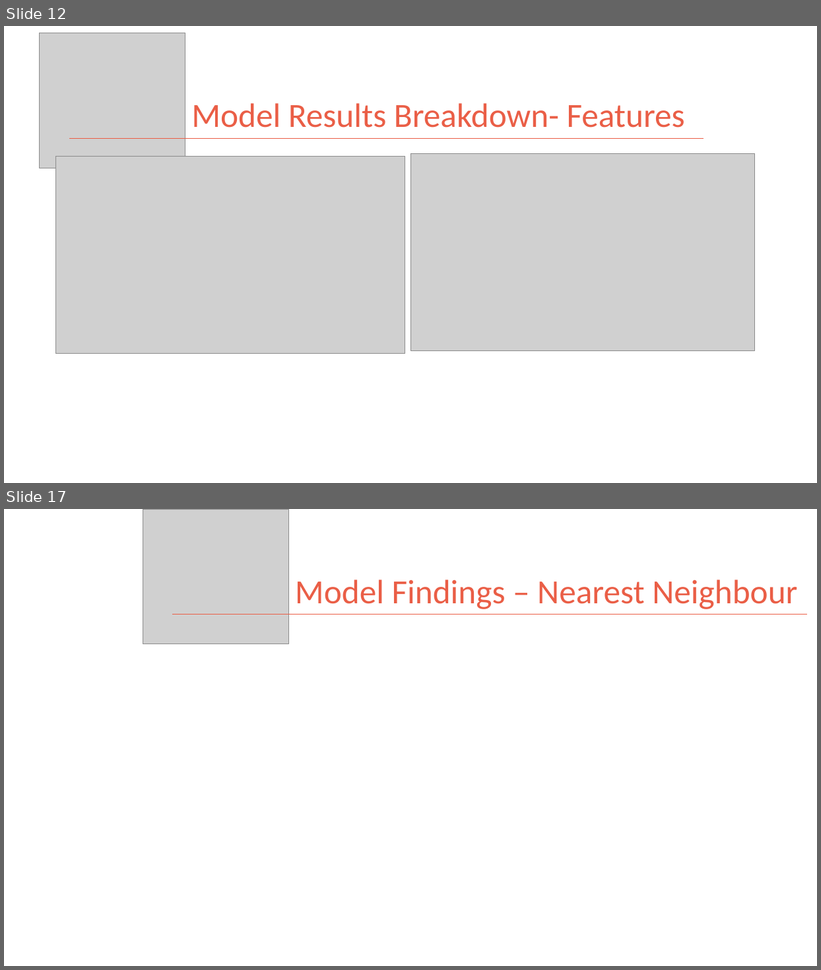
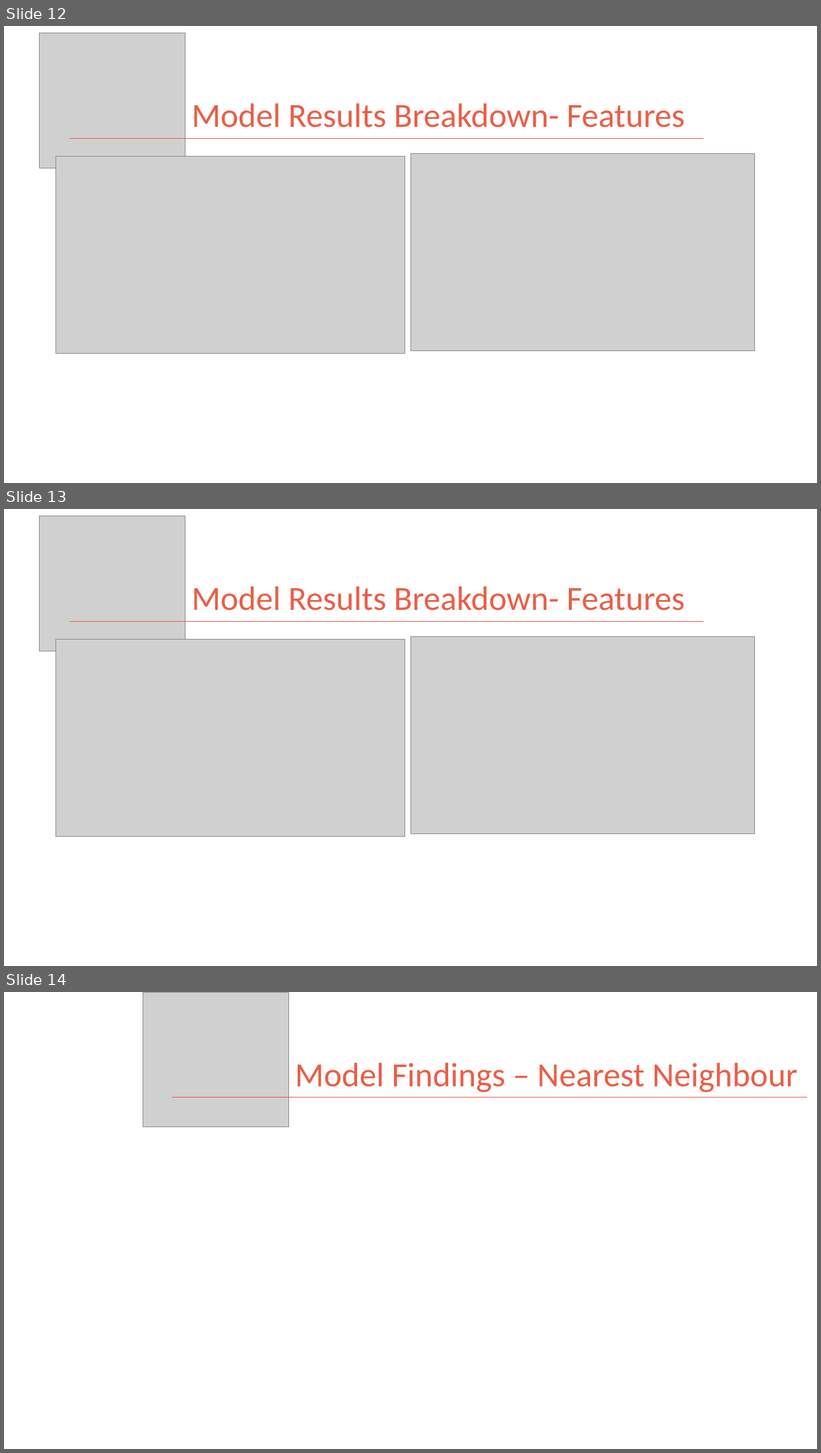
Before and after one commit to kman4/AirbnbPredictions, a slide deck: Airbnb Price Predictions (Model).pptx. Shown one above the other, each under a label of ours: slides 12 and 17 before the commit, slides 12, 13 and 14 after it; the slides between them are not shown. The pictures are 821x970 and 821x1453 pixels, drawn with LibreOffice and Linux fonts; fonts in the diff are those of the drawing; grey boxes stand for pictures. Boxes give left, top, right and bottom in pixels: in the first picture for what was removed or moved away, otherwise in the second. Text is boxed around its words. In the diff, an @@ line names an element or a change of style, - is before the commit and + after.

Commit message:
powerpoint update & add image

```diff
--- a/Airbnb Price Predictions (Model).pptx
+++ b/Airbnb Price Predictions (Model).pptx
@@ slide 13 added at bbox=[4, 509, 817, 966], background #FFFFFF @@
@@ picture added at bbox=[40, 516, 185, 651] @@
@@ title added at bbox=[191, 586, 685, 611], 40 pt, text #EA5E46 @@
+Model Results Breakdown- Features
@@ line added from (69, 621) to (704, 621), #EA5E46 1 pt @@
@@ picture added at bbox=[56, 639, 405, 836] @@
@@ picture added at bbox=[411, 636, 755, 834] @@
@@ what was slide 17 is now slide 14 @@
```
Also in this commit, not shown: 4 slides removed, 1 other file.
